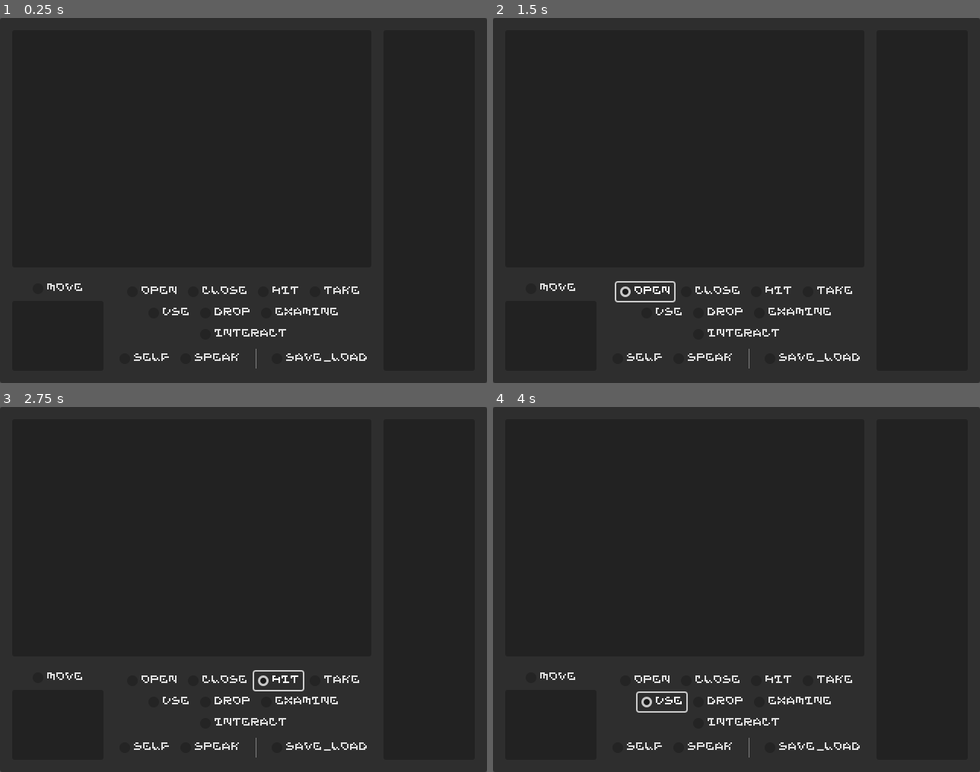
Above: before the commit, frames 1-4 (two rows, left to right).
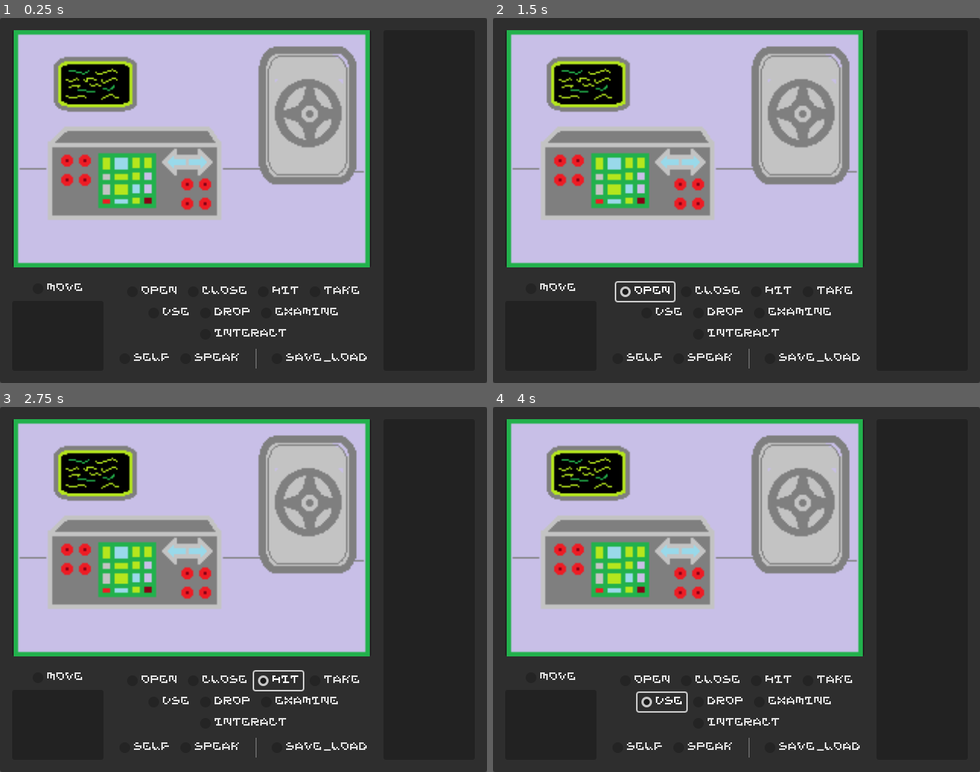
Above: after the commit, the same moments.

Repository: ViciousElia/escaping-ganymede
Game: Godot game, scene res://interfaces/screen_interface.tscn
Two runs of this game, one before a commit and one after it. Both use one fixed random seed, a clock stepped at 60 frames per second and the inputs below. The project has no main scene, so this scene is started directly.
Inputs:
- Up to frame 1 (0.25 s): no input
- Up to frame 2 (1.5 s): click "Move" at 0.5 s; click "Open" at 1.25 s
- Up to frame 3 (2.75 s): click "Hit" at 2 s
- Up to frame 4 (4 s): click "Take" at 2.75 s; click "Use" at 3.5 s

The runs differ from the first frame. In frame 1, 48% of the frame differs, in the area x 2-76%, y 3-69%; in frame 2, 48%; in frame 3, 48%; in frame 4, 48%.

Commit message:
started work on RoomInterface and RoomXXX structures

Diff:
--- /dev/null
+++ b/interfaces/room_interface.tscn
@@ -0,0 +1,24 @@
+[gd_scene load_steps=2 format=3 uid="uid://b871ngftsb68c"]
+
+[ext_resource type="PackedScene" uid="uid://cyjt8vmstjdgd" path="res://rooms/room_001.tscn" id="1_yabpi"]
+
+[node name="RoomInterface" type="Control"]
+layout_mode = 3
+anchors_preset = 15
+anchor_right = 1.0
+anchor_bottom = 1.0
+grow_horizontal = 2
+grow_vertical = 2
+size_flags_horizontal = 3
+size_flags_vertical = 3
+
+[node name="PanelBackground" type="PanelContainer" parent="."]
+layout_mode = 1
+anchors_preset = 15
+anchor_right = 1.0
+anchor_bottom = 1.0
+grow_horizontal = 2
+grow_vertical = 2
+
+[node name="Room001" parent="." instance=ExtResource("1_yabpi")]
+layout_mode = 1
--- a/interfaces/screen_interface.tscn
+++ b/interfaces/screen_interface.tscn
@@ -1,6 +1,7 @@
-[gd_scene load_steps=5 format=3 uid="uid://2c2wft1bvg6t"]
+[gd_scene load_steps=6 format=3 uid="uid://2c2wft1bvg6t"]
 
 [ext_resource type="Script" uid="uid://cerxqualk3c43" path="res://interfaces/screen_interface.gd" id="1_8mo7j"]
+[ext_resource type="PackedScene" uid="uid://b871ngftsb68c" path="res://interfaces/room_interface.tscn" id="2_2y1bu"]
 [ext_resource type="PackedScene" uid="uid://dkoobwcotbio2" path="res://interfaces/navigation_map.tscn" id="2_5k30o"]
 [ext_resource type="PackedScene" uid="uid://bym4sc65ygybp" path="res://interfaces/message_interface.tscn" id="3_4ruwl"]
 [ext_resource type="PackedScene" uid="uid://d3diqigng61qk" path="res://interfaces/commands_interface.tscn" id="3_ej2jt"]
@@ -28,9 +29,8 @@
 size_flags_horizontal = 3
 dragging_enabled = false
 
-[node name="Control" type="PanelContainer" parent="MarginAllowance/MainSplit/LeftSplit"]
+[node name="RoomInterface" parent="MarginAllowance/MainSplit/LeftSplit" instance=ExtResource("2_2y1bu")]
 layout_mode = 2
-size_flags_vertical = 3
 
 [node name="MenuSplit" type="HSplitContainer" parent="MarginAllowance/MainSplit/LeftSplit"]
 custom_minimum_size = Vector2(0, 120)
--- a/rooms/room_001.tscn
+++ b/rooms/room_001.tscn
@@ -2,7 +2,7 @@
 
 [ext_resource type="Texture2D" uid="uid://cmuwlpj5t3p0w" path="res://rooms/backgrounds/room_001.png" id="1_8od7w"]
 
-[node name="Room001" type="TextureRect"]
+[node name="Room001" type="AspectRatioContainer"]
 anchors_preset = 15
 anchor_right = 1.0
 anchor_bottom = 1.0
@@ -10,13 +10,12 @@
 grow_vertical = 2
 size_flags_horizontal = 3
 size_flags_vertical = 3
+ratio = 1.5
+
+[node name="TextureRect" type="TextureRect" parent="."]
+layout_mode = 2
 texture = ExtResource("1_8od7w")
-stretch_mode = 5
+stretch_mode = 4
 
 [node name="Exits" type="Control" parent="."]
-layout_mode = 1
-anchors_preset = 15
-anchor_right = 1.0
-anchor_bottom = 1.0
-grow_horizontal = 2
-grow_vertical = 2
+layout_mode = 2
Binary file changed: rooms/backgrounds/room_001.png
Not shown, added: rooms/backgrounds/room_001.png~
Not shown, changed: themes/transitions/README.md
